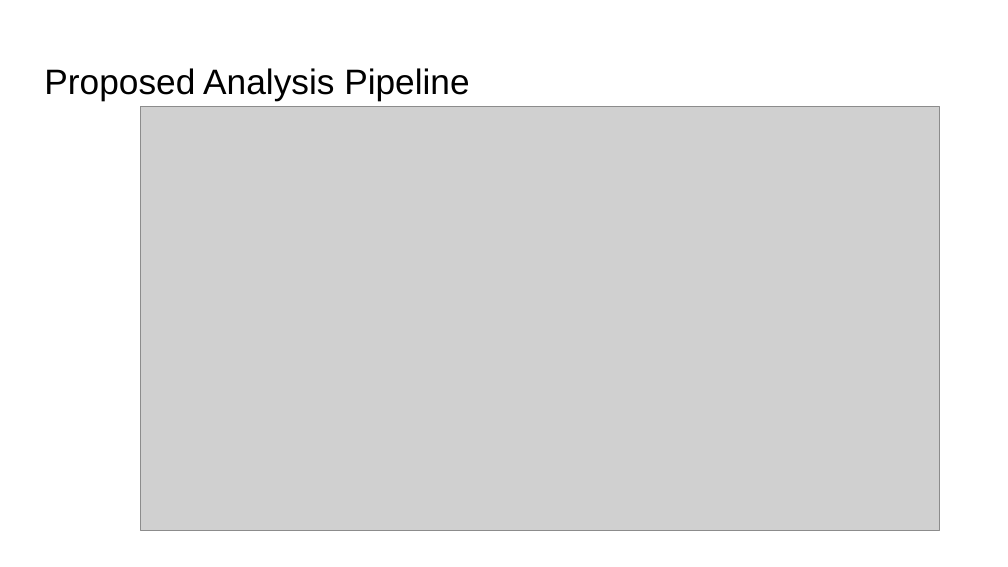
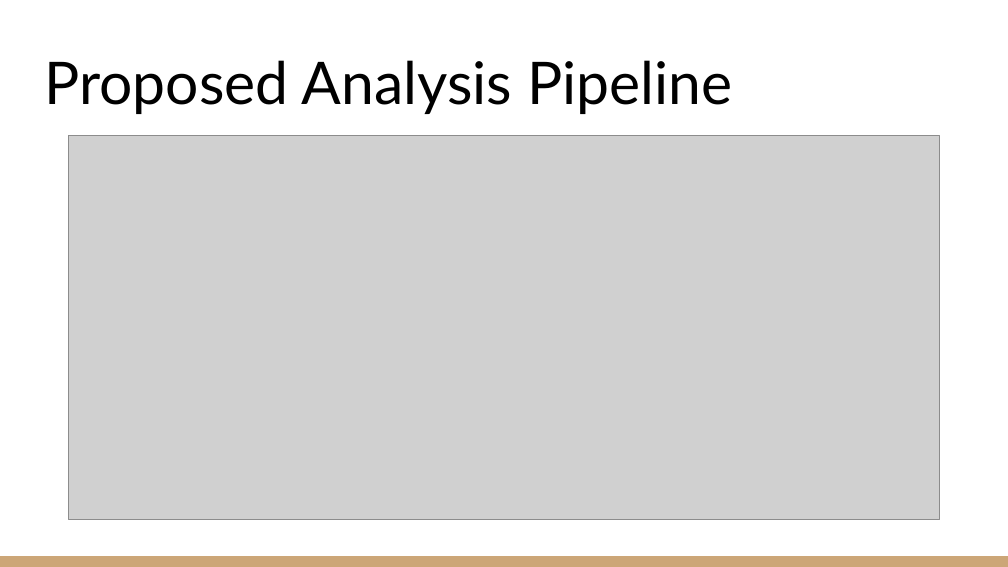
Before and after one commit to KenYe23/STA470S, a slide deck: slide 5 of EMS Stations Project/EMS_Station_Location.pptx. Drawn at 1008x567 pixels with LibreOffice and Linux fonts; fonts in the diff are those of the drawing; grey boxes stand for pictures. Boxes give left, top, right and bottom in pixels: in the first picture for what was removed or moved away, otherwise in the second. Text is boxed around its words. In the diff, an @@ line names an element or a change of style, - is before the commit and + after.

```diff
--- a/EMS Stations Project/EMS_Station_Location.pptx
+++ b/EMS Stations Project/EMS_Station_Location.pptx
@@ title "Proposed Analysis Pipeline": place and size @@
-title "Proposed Analysis Pipeline" at box(44, 68, 469, 100)
+title "Proposed Analysis Pipeline" at box(44, 60, 732, 114)
@@ title "Proposed Analysis Pipeline" at box(44, 60, 732, 114): size 25.2 to 42 pt, font Arial to Lato; vertical alignment top to bottom @@
@@ picture: place and size @@
-picture at box(140, 106, 938, 530)
+picture at box(69, 135, 939, 519)
@@ rectangle added at box(0, 556, 1008, 567), fill #CCA677 @@
```
Also in this commit, not shown: 16 other slides changed, 2 slides added, 4 slides removed, 1 other file.
